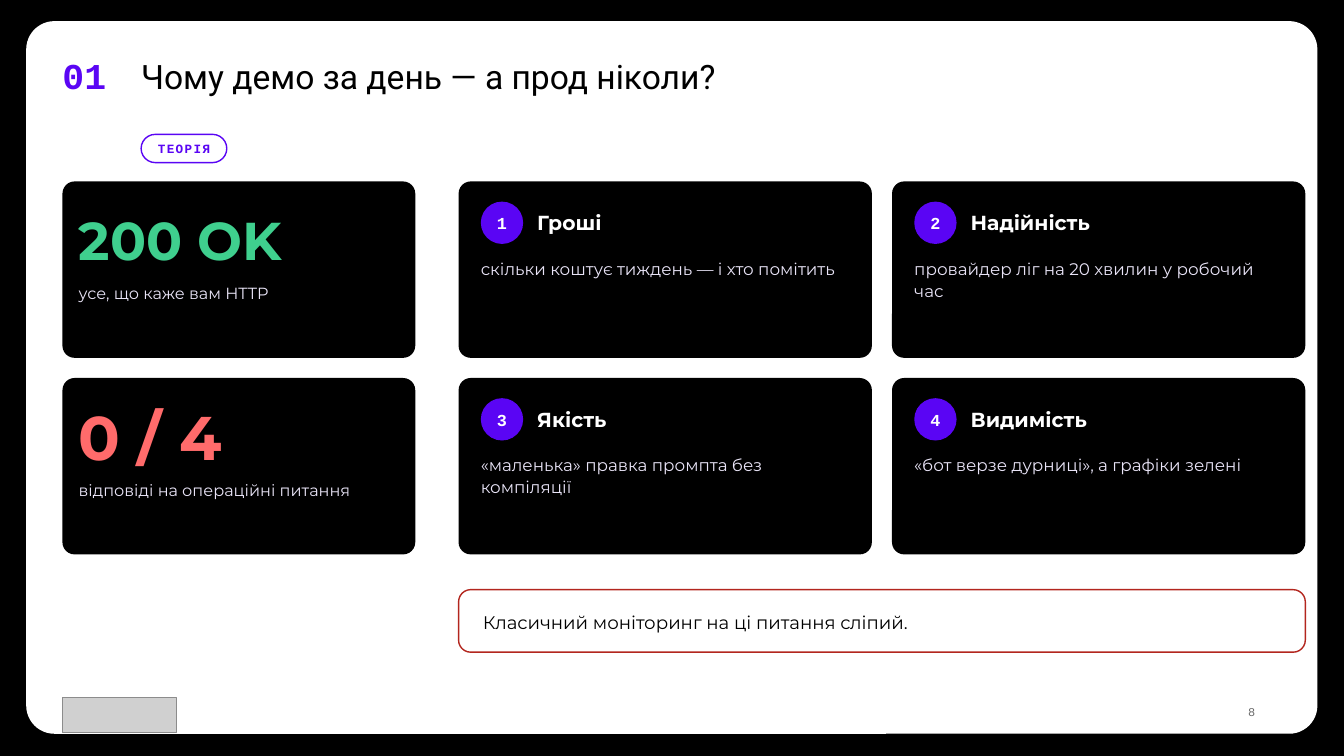
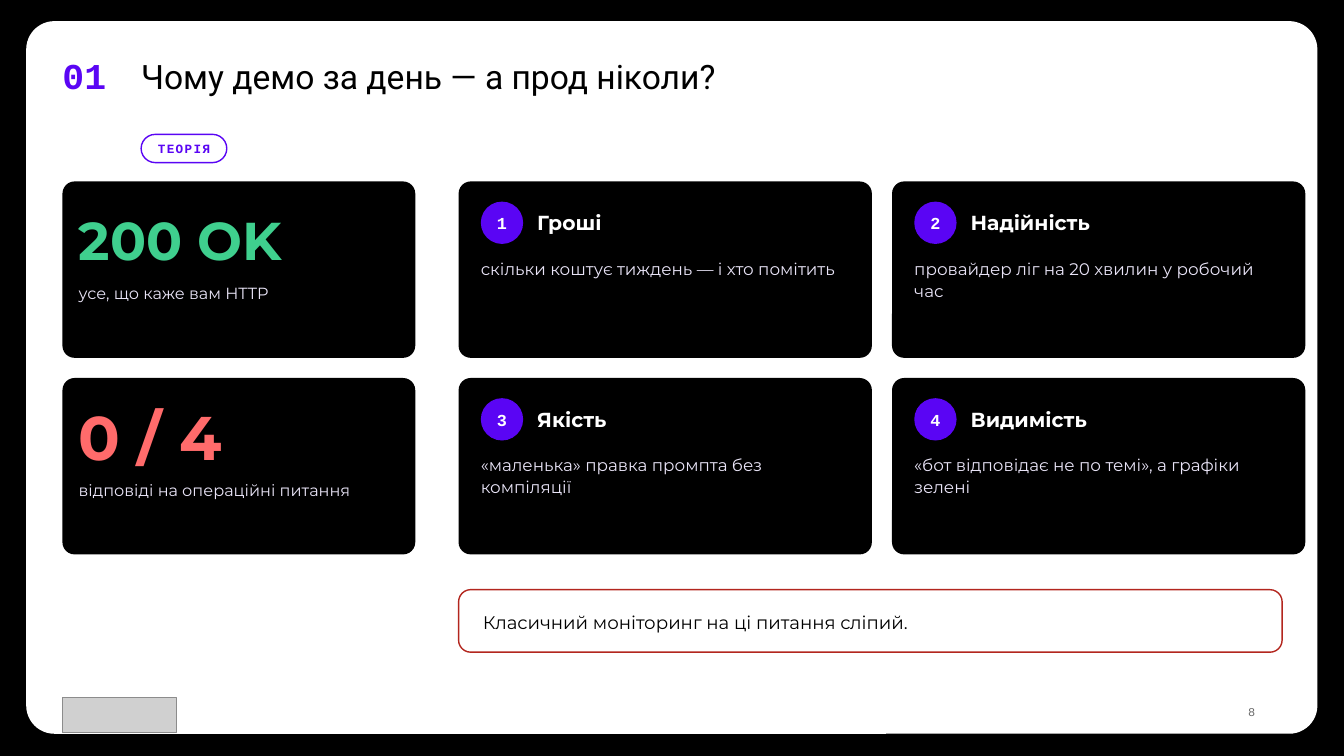
Before and after one commit to TarasFedorenkoFTV/llmops-bootcamp, a slide deck: slide 8 of docs/decks/L01.pptx. Drawn at 1344x756 pixels with LibreOffice and Linux fonts; fonts in the diff are those of the drawing; grey boxes stand for pictures; background and template pictures are left out. Boxes give left, top, right and bottom in pixels: in the first picture for what was removed or moved away, otherwise in the second. Text is boxed around its words. In the diff, an @@ line names an element or a change of style, - is before the commit and + after.

```diff
--- a/docs/decks/L01.pptx
+++ b/docs/decks/L01.pptx
@@ text at (x1=914, y1=458, x2=1239, y2=493): text changed @@
-«бот верзе дурниці», а графіки зелені
+«бот відповідає не по темі», а графіки зелені
@@ rounded rectangle resized from (x1=459, y1=590, x2=1306, y2=652) to (x1=459, y1=590, x2=1282, y2=652) @@
```
Also in this commit, not shown: 10 other slides changed, 33 other files.
